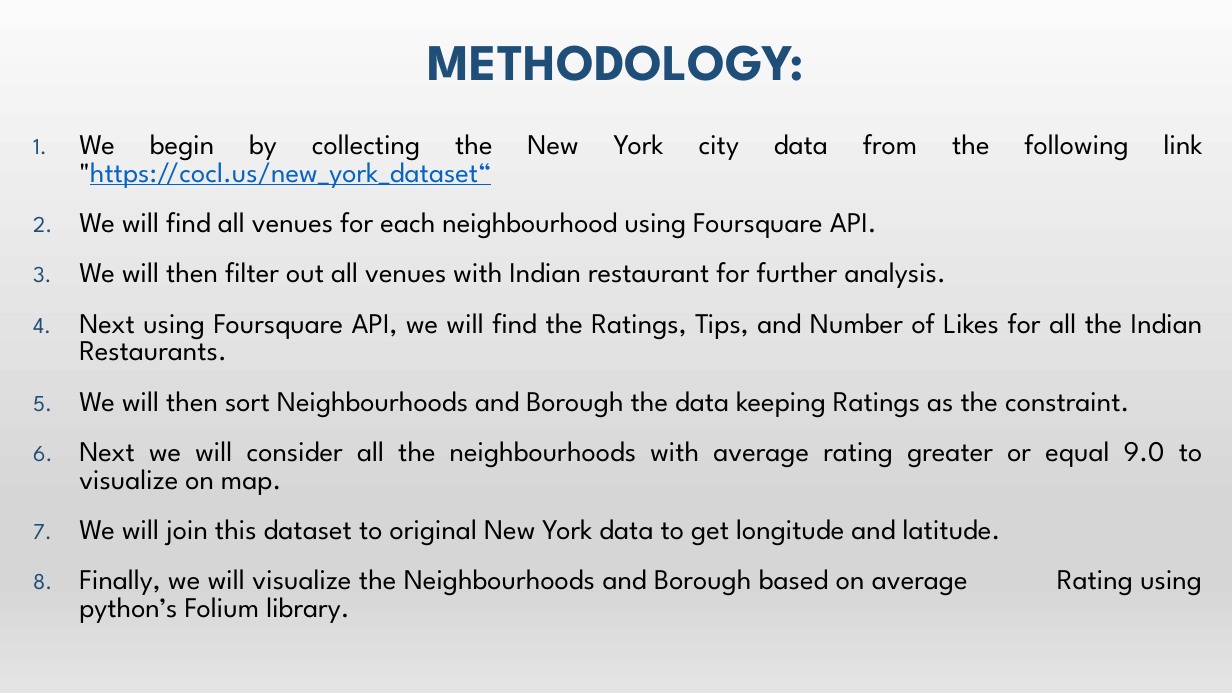
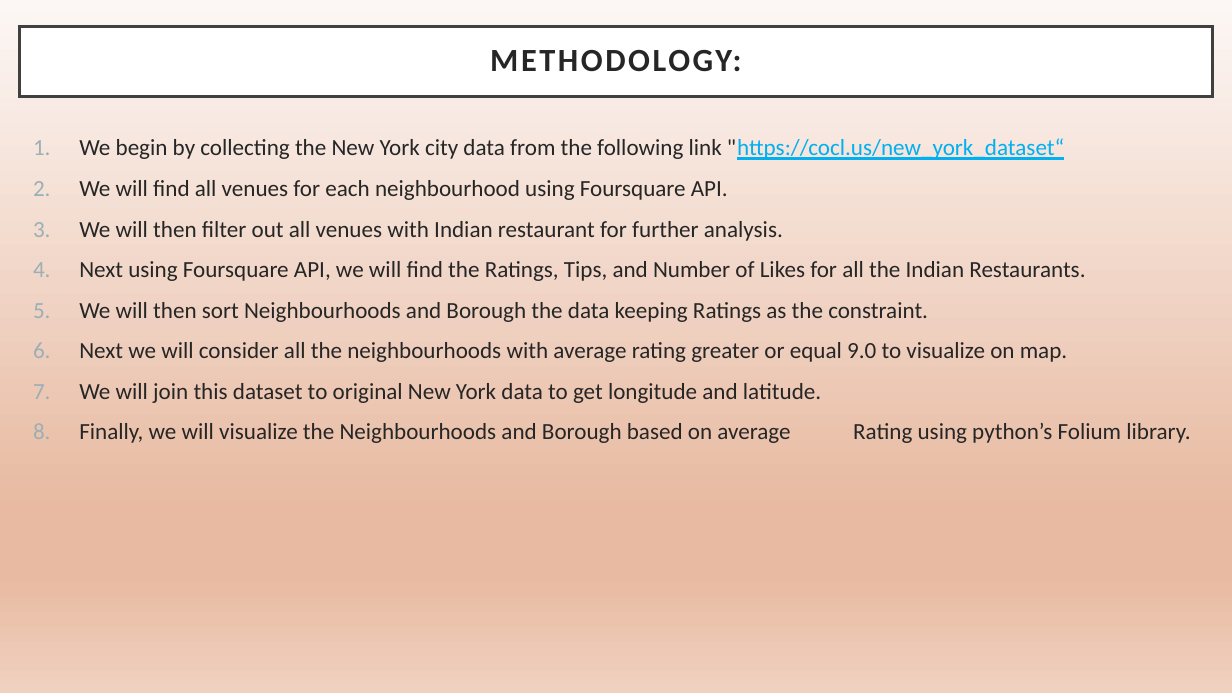
Before and after one commit to ashwinisambandan/-Coursera_Capstone, a slide deck: slide 5 of Capstone - The Battle of Neighborhoods - Part 2/Presentation - The Battle of Neighbourhoods.pptx. Drawn at 1232x693 pixels with LibreOffice and Linux fonts; fonts in the diff are those of the drawing. Boxes give left, top, right and bottom in pixels: in the first picture for what was removed or moved away, otherwise in the second. Text is boxed around its words. In the diff, an @@ line names an element or a change of style, - is before the commit and + after.

```diff
--- a/Capstone - The Battle of Neighborhoods - Part 2/Presentation - The Battle of Neighbourhoods.pptx
+++ b/Capstone - The Battle of Neighborhoods - Part 2/Presentation - The Battle of Neighbourhoods.pptx
@@ background gradient #F2F2F2 to #E7E6E6 to #FFFFFF to #D0CECE to #F2F2F2 @@
@@ rectangle at <box>0,0,1232,693</box>: fill gradient #FAFAFA to #D7D7D7 to #E4E4E4 to gradient #FCF7F5 to #E8BAA1 to #F0D1C0 @@
@@ title "METHODOLOGY:": place and size @@
-title "METHODOLOGY:" at <box>428,45,804,81</box>
+title "METHODOLOGY:" at <box>19,27,1213,97</box>
@@ title "METHODOLOGY:" at <box>19,27,1213,97</box>: size 40 to 25.2 pt, font League Spartan to Calibri, text colour #1F4E79 to #262626, letter spacing 0 to 2 pt; vertical alignment bottom to middle; fill none to #FFFFFF; outline none to #404040 2.5 pt @@
@@ text "We begin by collecting the ..." at <box>79,138,1190,443</box>: size 22.2 to 18 pt, font League Spartan to Calibri, text colour #000000 to #262626; text colour #0563C1 to #00B0F0 in ""https://cocl.us/new_york_dataset“"; line spacing 0.8 to 1; less space between paragraphs; bullet colour #1F4E79 to #9BAFB5 @@
```
Also in this commit, not shown: 5 other slides changed, 3 other files.
